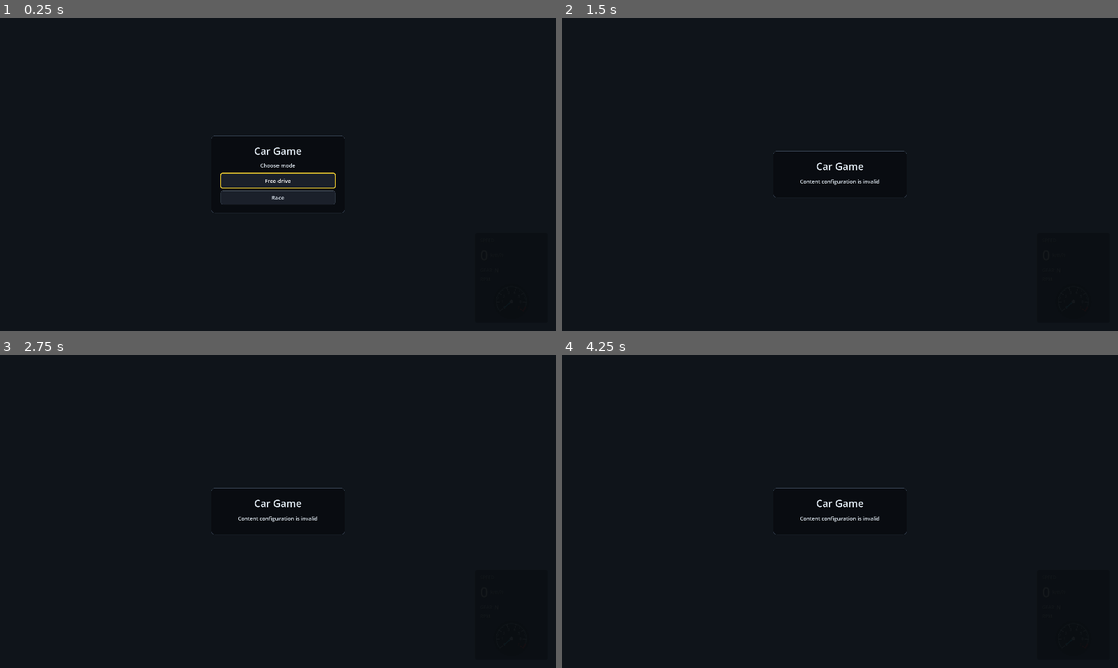
Above: before the commit, frames 1-4 (two rows, left to right).
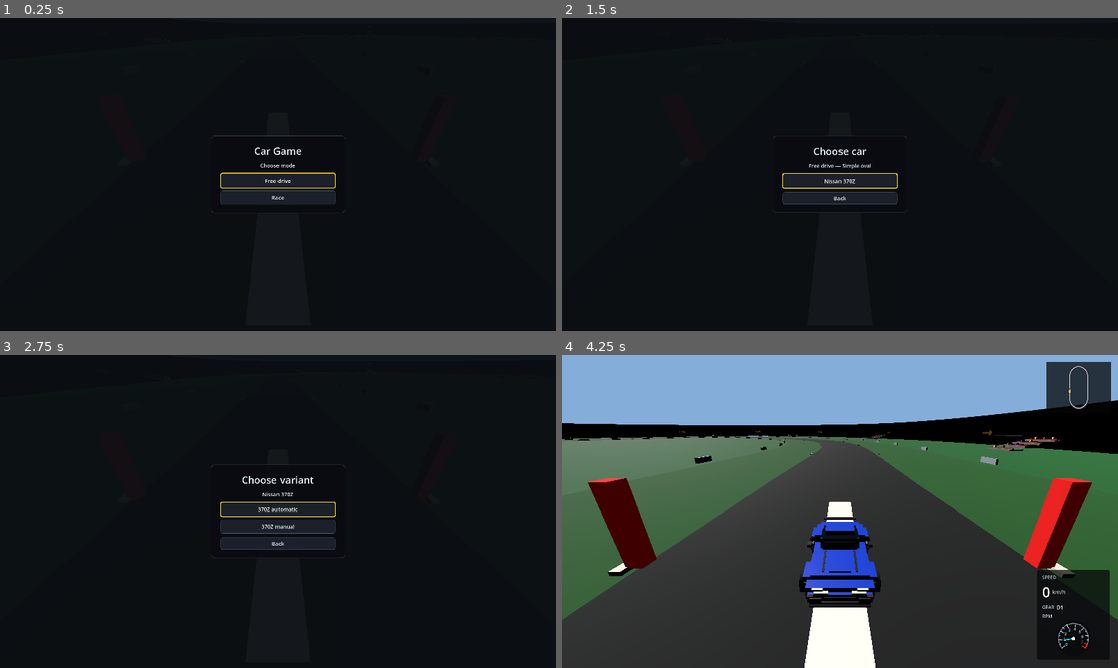
Above: after the commit, the same moments.

Repository: Dziuras98/car-game
Game: Godot game, scene res://scenes/startup.tscn
Two runs of this game, one before a commit and one after it. Both use one fixed random seed, a clock stepped at 60 frames per second and the inputs below.
Inputs (mouse positions are in pixels of both pictures, inside the frame that each line leads up to):
- Up to frame 1 (0.25 s): no input
- Up to frame 2 (1.5 s): click "Free drive" at 0.5 s; click (840, 180) at 1.25 s, where only the run after the commit has a clickable "Simple oval"
- Up to frame 3 (2.75 s): click (278, 517) at 2 s, where only the run after the commit has a clickable "Nissan 370Z"
- Up to frame 4 (4.25 s): click (840, 508) at 2.75 s, where only the run after the commit has a clickable "370Z automatic"; hold Right (steer-right) from 3.53 s (still down); hold C (camera-back) from 3.53 s (still down)

The runs differ from the first frame. In frame 2, 1.7% of the frame differs, in the area x 38-62%, y 37-63%; in frame 3, 2.4%; in frame 4, 91%, in the area x 0-100%, y 0-100%.
Error before the commit: Parse Error: Preload file "res://scenes/ui/mobile_drive_controls.tscn" does not exist. (res://scripts/game/game_manager.gd:5)

Commit message:
Remove mobile controls lifecycle

Diff:
--- a/scripts/game/game_manager.gd
+++ b/scripts/game/game_manager.gd
@@ -2,7 +2,6 @@
 
 const DEFAULT_CAR_CATALOG: CarCatalog = preload("res://resources/cars/catalog.tres")
 const DEFAULT_TRACK_CATALOG: TrackCatalog = preload("res://resources/tracks/catalog.tres")
-const MOBILE_DRIVE_CONTROLS_SCENE: PackedScene = preload("res://scenes/ui/mobile_drive_controls.tscn")
 const PAUSE_MENU_SCENE: PackedScene = preload("res://scenes/ui/pause_menu.tscn")
 
 @export_group("Content")
@@ -24,9 +23,6 @@
 @export var opponent_random_seed: int = -1
 @export var race_lap_count: int = 3
 @export var use_track_recommended_laps: bool = true
-
-@export_group("Input")
-@export var force_mobile_controls: bool = false
 
 const MODE_FREE: String = "free_drive"
 const MODE_RACE: String = "race"
@@ -43,7 +39,6 @@
 var _car_spawner: CarSpawner
 var _race_session: RaceSessionController
 var _race_hud: RaceHud
-var _mobile_drive_controls: MobileDriveControls
 var _pause_menu: PauseMenu
 
 @onready var _car_spawn: Node3D = get_node_or_null(car_spawn_path) as Node3D
@@ -85,7 +80,6 @@
 	_race_hud = RaceHud.new()
 	_race_hud.build(self, _active_lap_count, Callable(self, "_return_to_main_menu"))
 	_build_pause_menu()
-	_build_mobile_drive_controls()
 	if not _configure_runtime_for_active_track():
 		set_process(false)
 		set_physics_process(false)
@@ -351,8 +345,6 @@
 	if _race_session != null:
 		opponents = _race_session.get_opponents()
 	_minimap.set_opponents(opponents)
-	if _mobile_drive_controls != null:
-		_mobile_drive_controls.set_target_node(_current_car)
 
 
 func _start_race() -> bool:
@@ -362,8 +354,6 @@
 func _clear_current_car() -> void:
 	if _pause_menu != null:
 		_pause_menu.set_pause_enabled(false)
-	if _mobile_drive_controls != null:
-		_mobile_drive_controls.set_target_node(null)
 	if _car_spawner != null:
 		_car_spawner.clear_current_car()
 	_current_car = null
@@ -409,17 +399,3 @@
 	add_child(_pause_menu)
 	_pause_menu.set_pause_enabled(false)
 	_pause_menu.main_menu_requested.connect(_return_to_main_menu)
-
-
-func _build_mobile_drive_controls() -> void:
-	if _mobile_drive_controls != null:
-		return
-	if not force_mobile_controls and not OS.has_feature("android"):
-		return
-	_mobile_drive_controls = MOBILE_DRIVE_CONTROLS_SCENE.instantiate() as MobileDriveControls
-	if _mobile_drive_controls == null:
-		push_error("Mobile drive controls scene must instantiate MobileDriveControls.")
-		return
-	_mobile_drive_controls.force_visible = force_mobile_controls
-	_mobile_drive_controls.rear_view_changed.connect(_camera.set_rear_view_active)
-	add_child(_mobile_drive_controls)
